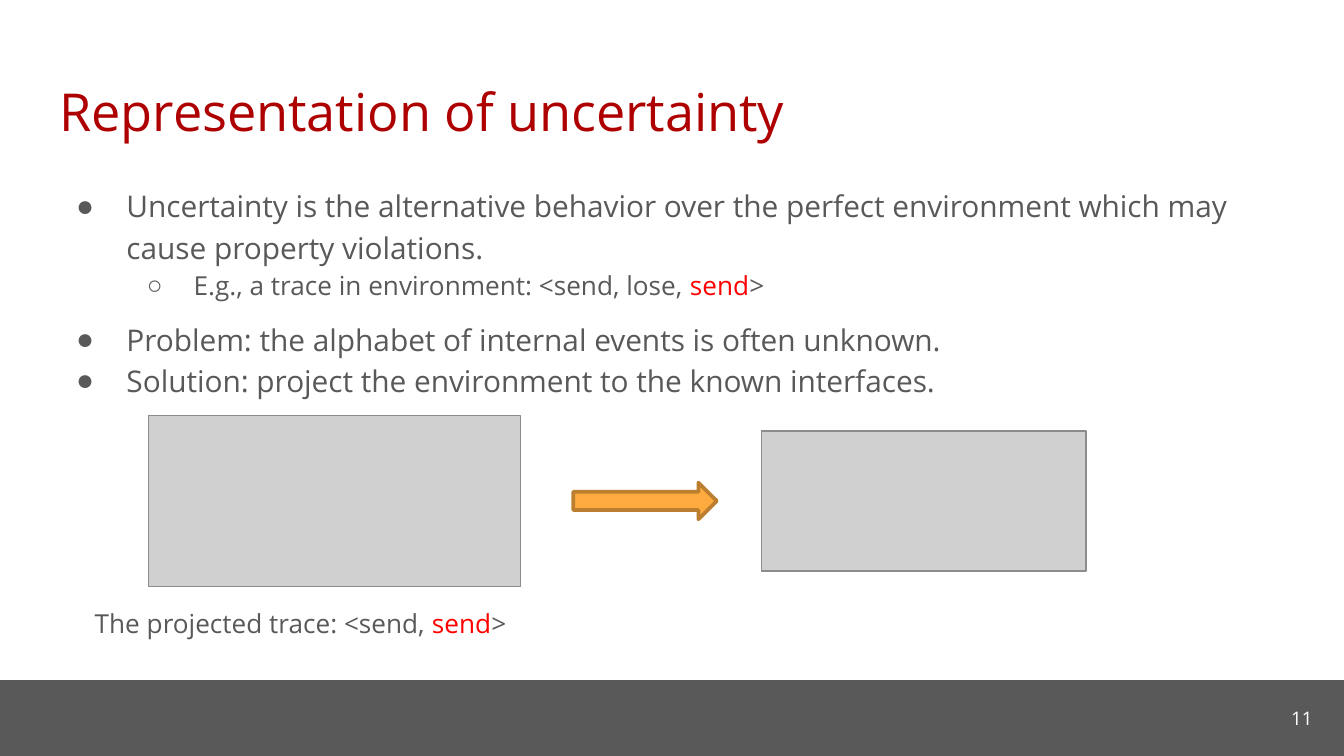
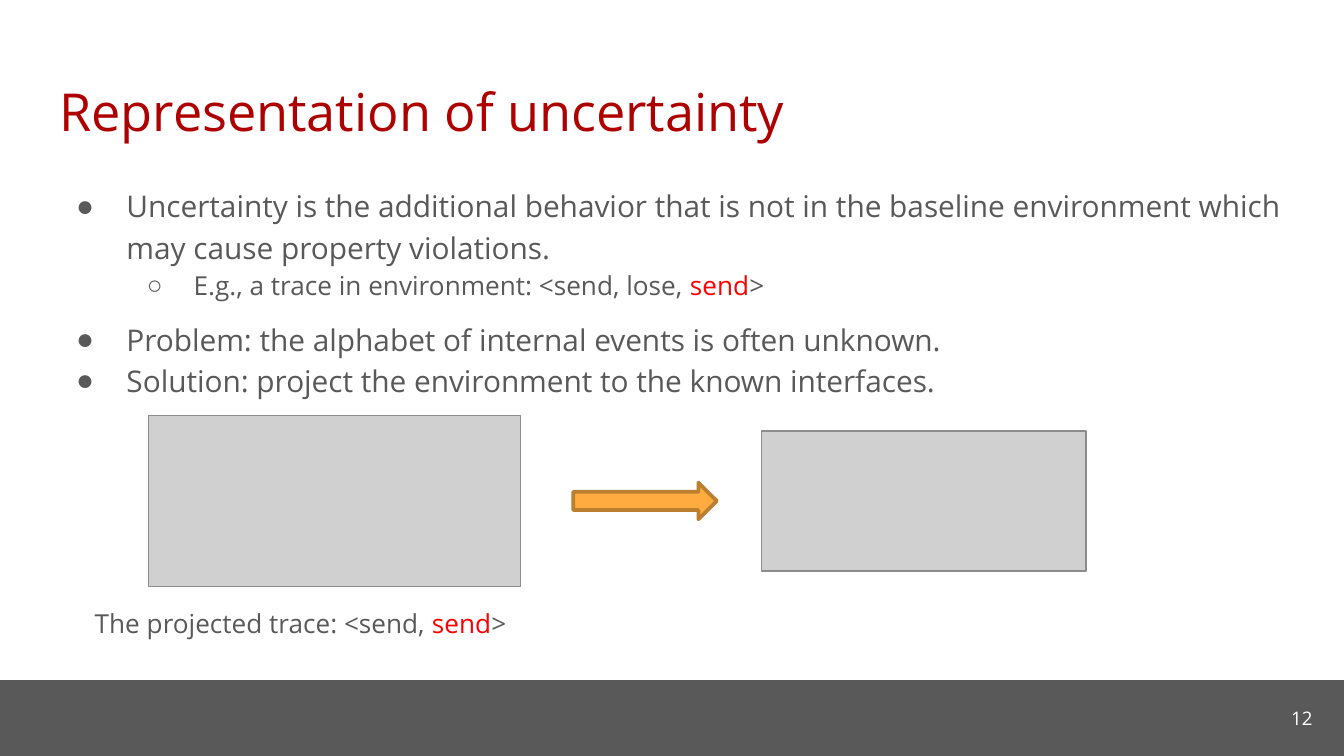
Before and after one commit to cmu-soda/Robustness, a slide deck: slide 12 of Robustness.pptx (slide 11 before the commit). Drawn at 1344x756 pixels with LibreOffice and Linux fonts; fonts in the diff are those of the drawing; grey boxes stand for pictures; background and template pictures are left out. Boxes give left, top, right and bottom in pixels: in the first picture for what was removed or moved away, otherwise in the second. Text is boxed around its words. In the diff, an @@ line names an element or a change of style, - is before the commit and + after.

```diff
--- a/Robustness.pptx
+++ b/Robustness.pptx
@@ text at bbox=[126, 194, 1280, 266]: text changed @@
-● Uncertainty is the alternative behavior over the perfect environment which may cause property violations.
+● Uncertainty is the additional behavior that is not in the baseline environment which may cause property violations.
@@ page number at bbox=[1291, 711, 1312, 725]: text changed @@
-11
+12
```
Also in this commit, not shown: 5 other slides changed, 3 slides added, 1 slide removed.
